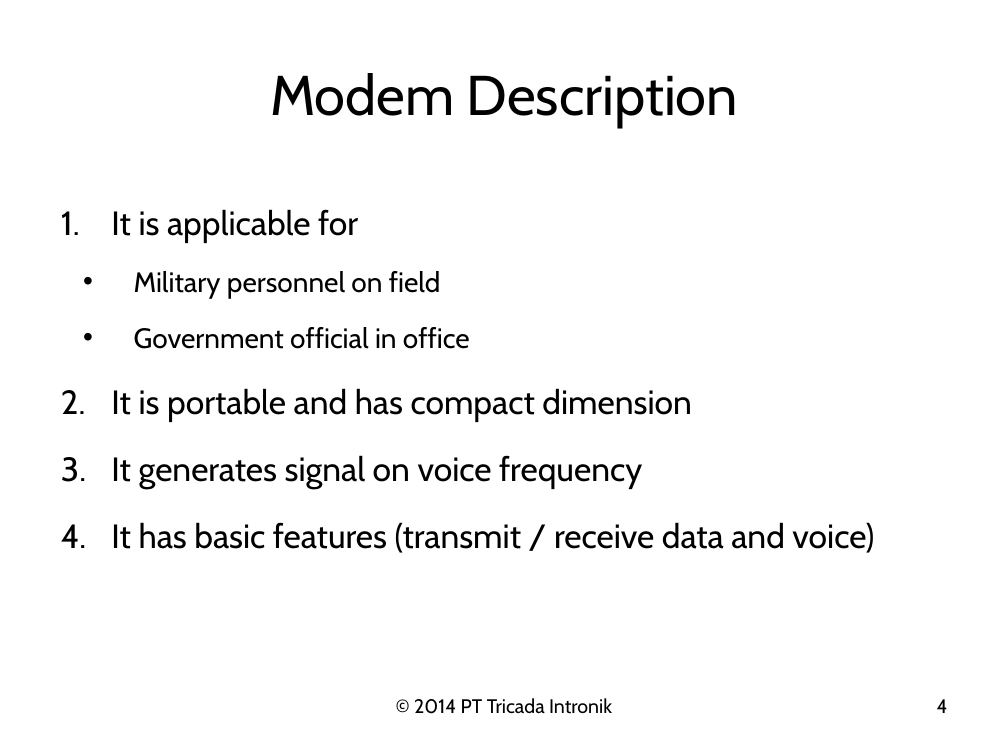
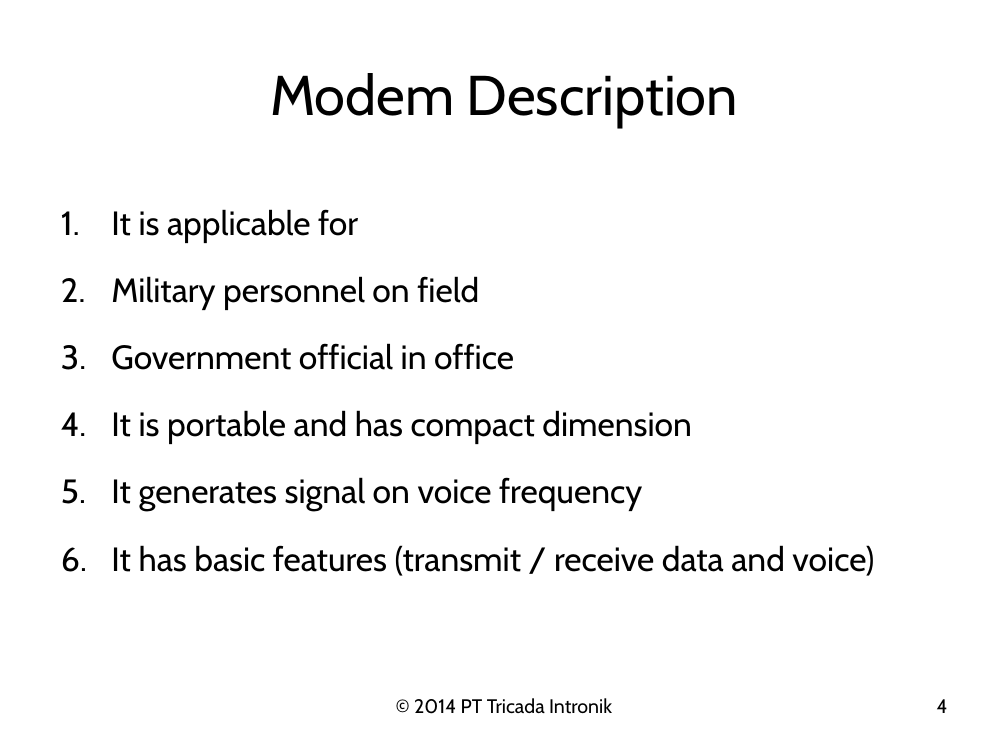
Before and after one commit to christiantigor/secure_modem, a slide deck: slide 4 of Workshop/Presentasi/Secure Modem Development Plan.pptx. Drawn at 1008x756 pixels with LibreOffice and Linux fonts; fonts in the diff are those of the drawing; background and template pictures are left out. Boxes give left, top, right and bottom in pixels: in the first picture for what was removed or moved away, otherwise in the second. Text is boxed around its words. In the diff, an @@ line names an element or a change of style, - is before the commit and + after.

```diff
--- a/Workshop/Presentasi/Secure Modem Development Plan.pptx
+++ b/Workshop/Presentasi/Secure Modem Development Plan.pptx
@@ text at bbox=[111, 276, 514, 370]: size 20 to 24 pt in "Military personnel on field", "Government official in office"; bullet • to 1.; list level 3 to 2 in "Military personnel on field"; list level 3 to 2 in "Government official in office" @@
```
Also in this commit, not shown: 4 other slides changed, 5 other files.
